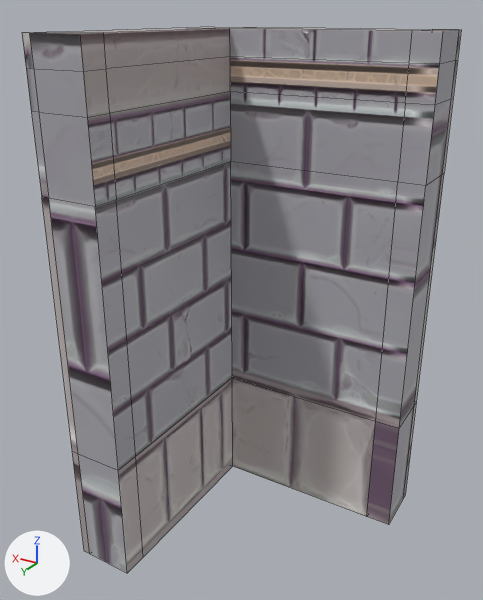
A saved change to the FBX model SpelMotor/IronWrought/Bin/Assets/3D/Environment/EN_W_L1Wallcorner_01_19G4_01_19/EN_W_L1Wallcorner_01_19G4_01_19_ts_1.fbx.
The view is the same before and after, from a camera (50 mm lens) standing at (-1.27, 4.61, 4.11) and looking at (1.15, 0.59, 2.1). Lighting does not change. The marker at lower left points along +X, +Y and +Z. Mesh edges are drawn as thin lines. Where no turn or scale is listed for an object, it has been applied to the vertices. Vertices at the same position are counted once.

Script lines for the objects in view, before the commit:
```python
me_mesh = bpy.data.meshes.new('Mesh')
me_mesh.from_pydata(...)  # 108 vertices, 104 faces; spans x 0.0..2.06, y -0.46..1.6, z 0.0..4.0
me_mesh.materials.append(mat_lambert1)
ob_en_w_l1wallcorner_01_19g4_01_19 = bpy.data.objects.new('EN_W_L1Wallcorner_01_19G4_01_19', me_mesh)
ob_en_w_l1wallcorner_01_19g4_01_19.location = (0.0, 0.0, 0.0)
```
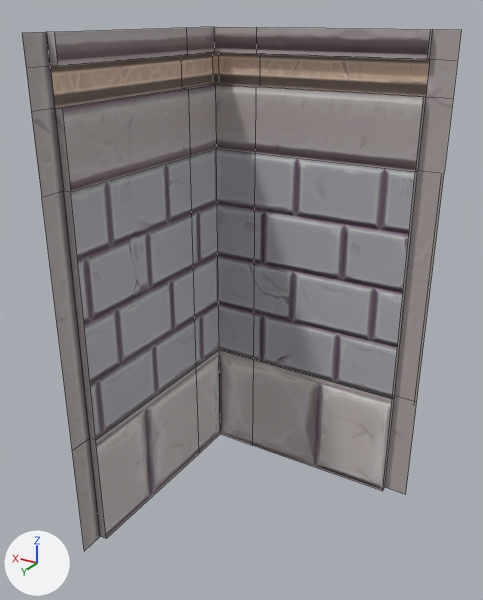
Location of each change, (x1, y1, x2, y2) in pixels of the pictures (483 x 600 px):
'EN_W_L1Wallcorner_01_19G4_01_19', reshaped
    before: (22, 27, 461, 573)
    after: (22, 27, 461, 550)
part 1 of me_mesh, deleted
    before: (22, 27, 461, 573)

The edits, one by one:
me_mesh is used by ob_en_w_l1wallcorner_01_19g4_01_19; location (0.0, 0.0, 0.0).
me_mesh had 108 vertices, 104 faces and spanned x 0.0..2.06, y -0.46..1.6, z 0.0..4.0.
me_mesh now has 73 vertices, 50 faces and spans x 0.0..2.06, y -0.46..1.6, z 0.0..4.0.
Part 1, on me_mesh:
35 vertices are removed from x 0.0..2.0, y -0.4..1.6, z 0.0..4.0.
54 faces are deleted.
